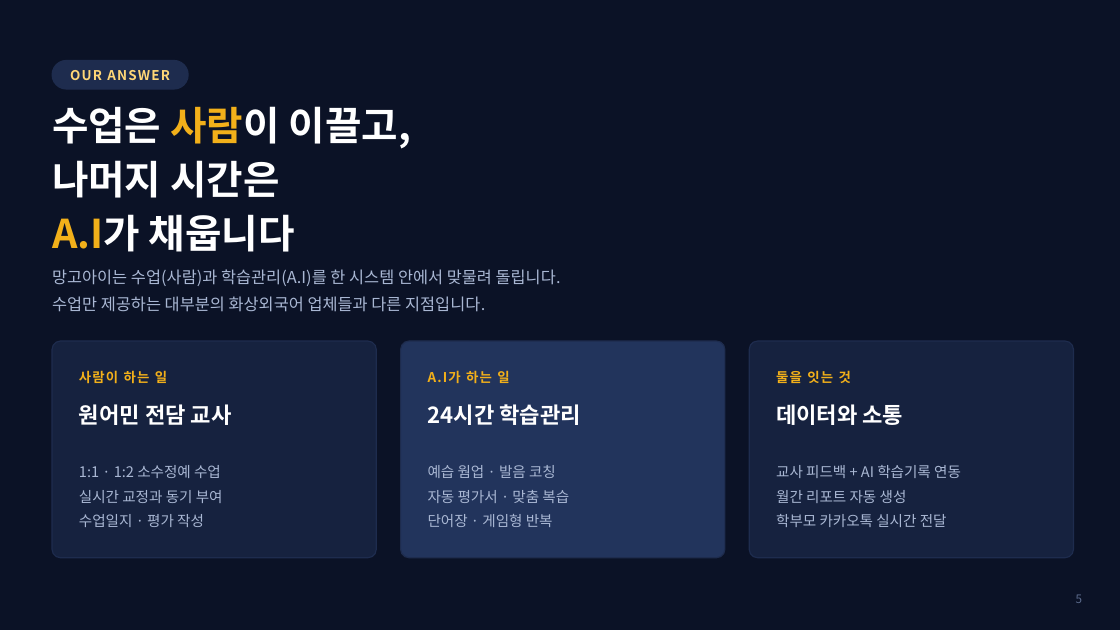
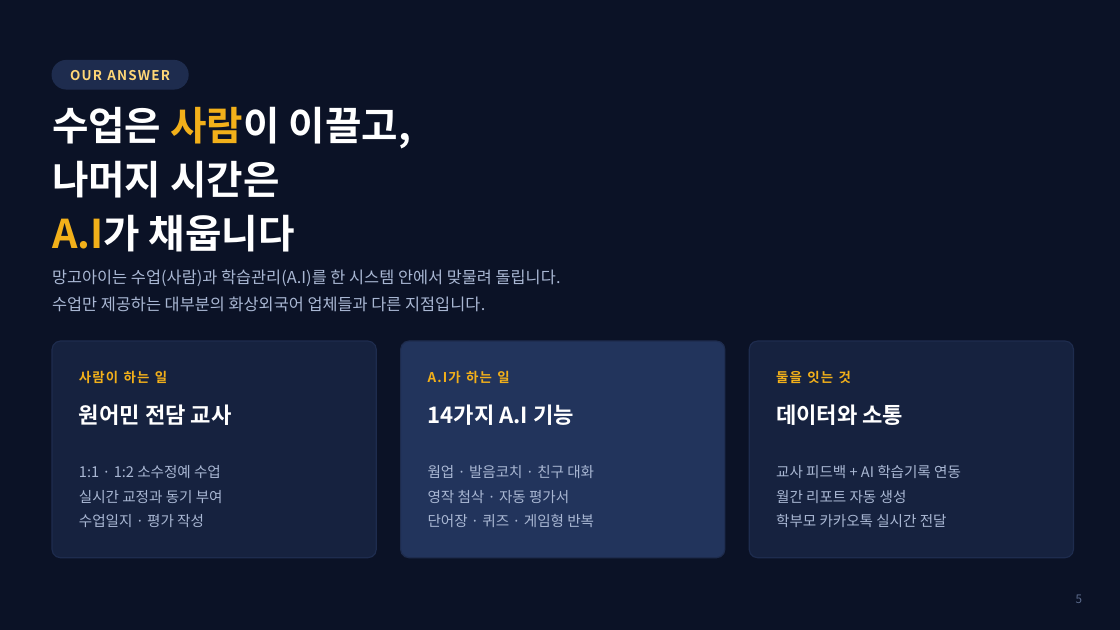
Before and after one commit to navy111p-sudo/mangoiweb, a slide deck: slide 5 of docs/망고아이_홈페이지_안내_2026-08-17.pptx. Drawn at 1120x630 pixels with LibreOffice and Linux fonts; fonts in the diff are those of the drawing. Boxes give left, top, right and bottom in pixels: in the first picture for what was removed or moved away, otherwise in the second. Text is boxed around its words. In the diff, an @@ line names an element or a change of style, - is before the commit and + after.

```diff
--- a/docs/망고아이_홈페이지_안내_2026-08-17.pptx
+++ b/docs/망고아이_홈페이지_안내_2026-08-17.pptx
@@ text at (428, 404, 574, 425): text changed @@
-24시간 학습관리
+14가지 A.I 기능
@@ text at (428, 465, 594, 527): text changed @@
-예습 웜업 · 발음 코칭
-자동 평가서 · 맞춤 복습
-단어장 · 게임형 반복
+웜업 · 발음코치 · 친구 대화
+영작 첨삭 · 자동 평가서
+단어장 · 퀴즈 · 게임형 반복
```
Also in this commit, not shown: 29 other slides changed, 1 slide added.
